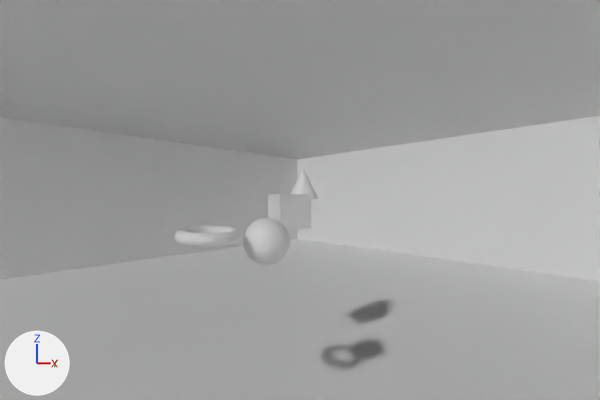
Renders of the Blender file blender_files/09_24_2019_working.blend from each side of a commit.
The view is the same before and after, from the file's camera 'Camera'. Every picture has the same lights, and +X, +Y and +Z are marked at lower left.
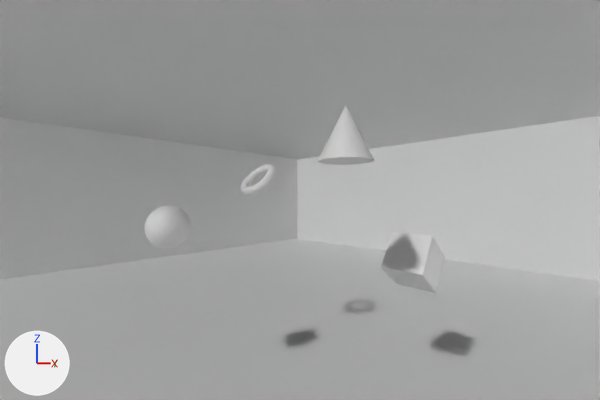
Where the newer file only moved an object's origin or applied its transform, the numbers keep the older frame.

Where the change shows, as pixel boxes (x1, y1, x2, y2) in the pictures (600 x 400 px):
'Cube', moved, turned
    before: (268, 194, 311, 229)
    after: (381, 232, 445, 293)
'Sphere', reshaped (8% shorter)
    before: (243, 218, 290, 265)
    after: (145, 206, 191, 249)
'Cone', moved
    before: (291, 169, 318, 199)
    after: (318, 105, 374, 165)
'Torus', moved, turned
    before: (175, 226, 242, 247)
    after: (241, 165, 276, 195)
part 1 of me_sphere, deleted
    before: (243, 218, 290, 265)
part 2 of me_sphere, added
    after: (145, 206, 191, 249)

What changed in the scene script:
```text
Change me_sphere:
    used by ob_sphere; location = (1.16, -2.22, -1.95); rotation_euler = (-0.911, 0.0, 0.0), in degrees (-52, 0, 0)
    remove me_sphere.from_pydata(...)  # 482 vertices, 512 faces; spans x -1.0..1.0, y -1.0..1.0, z -1.0..1.0
    add me_sphere.from_pydata(...)  # 482 vertices, 512 faces; spans x -5.17..-3.17, y -2.96..-0.97, z -2.72..-0.73
    me_sphere part 1: 482 vertices removed from x -1.0..1.0, y -1.0..1.0, z -1.0..1.0
    me_sphere part 2: 482 vertices added at x -5.17..-3.17, y -2.96..-0.97, z -2.72..-0.73, forming a UV sphere (32 segments, 16 rings, poles along x)
Change ob_cube:
    ob_cube.location: (-1.85, 1.85, -0.85) -> (4.82, 4.07, -3.23)
    ob_cube.rotation_euler: (0.0, 0.0, -0.315) -> (-0.625, 0.0, 0.0)  # degrees (0, 0, -18) -> degrees (-36, 0, 0)
Change ob_cone:
    ob_cone.location: (-2.06, 3.3, 0.88) -> (4.77, -1.53, 2.2)
Change ob_torus:
    ob_torus.location: (0.46, -4.51, -1.57) -> (-3.21, 0.55, 1.06)
    ob_torus.rotation_euler: (0.0, -3.085, 0.0) -> (-2.337, 0.0, 0.0)  # degrees (0, -177, 0) -> degrees (-134, 0, 0)
```
